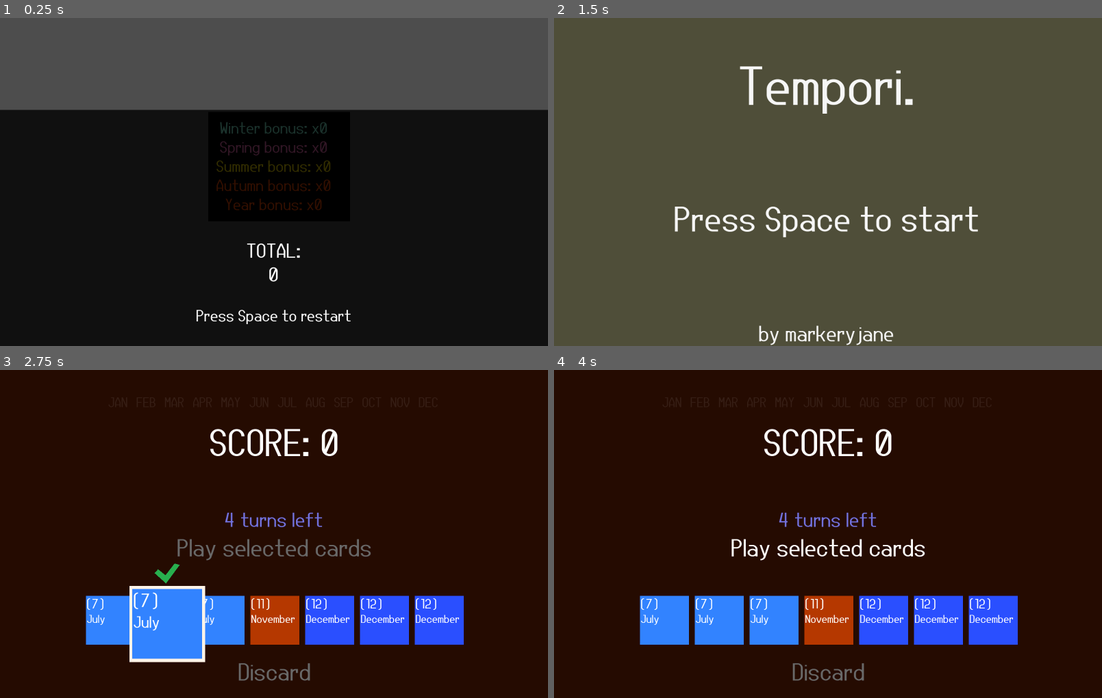
Above: before the commit, frames 1-4 (two rows, left to right).
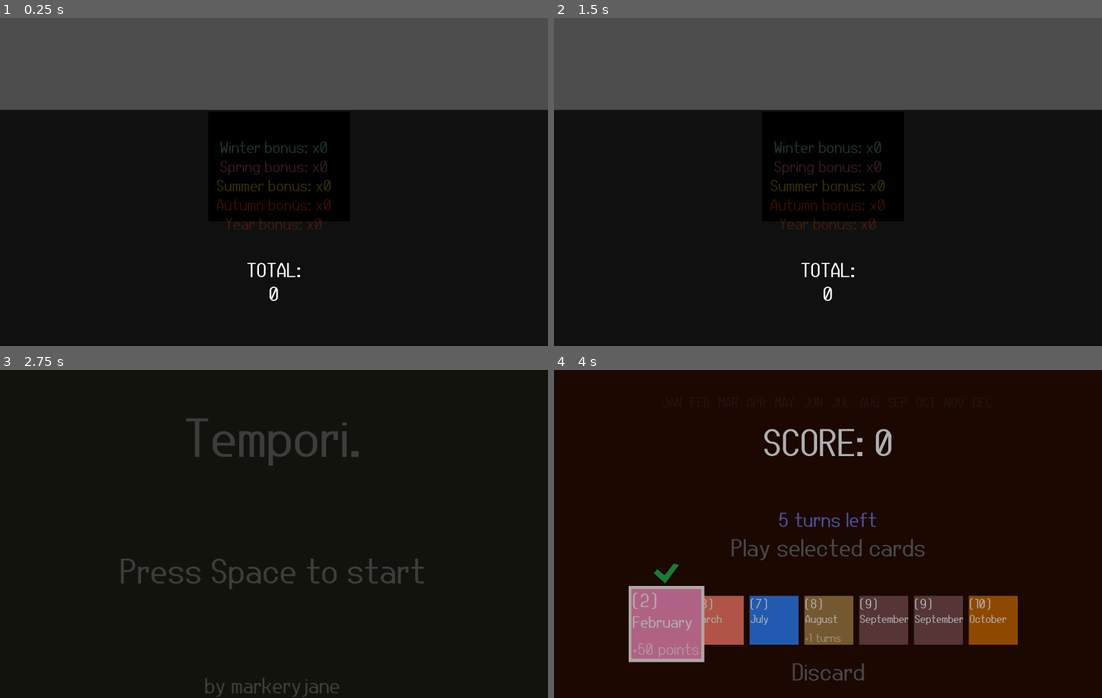
Above: after the commit, the same moments.

Repository: markeryjane/seeker
Game: Godot game, scene res://scenes/game_over_screen.tscn
The game is run twice, just before and just after one commit, with the same random seed, the same clock (stepped at 60 frames per second) and the same inputs. This scene is started directly instead of the project's main scene.
Inputs:
- Up to frame 1 (0.25 s): no input
- Up to frame 2 (1.5 s): tap Space at 0.5, 1.25 s; hold Right (ui_right) 0.53-1.28 s; tap X (play_hand) at 0.6 s; tap Enter (ui_accept) at 0.77, 0.8, 1.07, 1.35 s; hold Down (ui_down) from 1.28 s (still down)
- Up to frame 3 (2.75 s): tap Enter (ui_accept) at 1.52, 1.82, 2.3 s; tap X (play_hand) at 1.55 s; tap Space at 2 s; release Down (ui_down) at 2.03 s; hold Right (ui_right) from 2.03 s (still down); tap Z (discard) at 2.1 s
- Up to frame 4 (4 s): tap Space at 2.75 s; release Right (ui_right) at 2.78 s; hold Up (ui_up) 2.78-3.53 s; tap X (play_hand) at 2.85, 3.6 s; tap Enter (ui_accept) at 3.02, 3.32, 3.77, 3.8 s; hold Left (ui_left) from 3.53 s (still down)

The runs differ from the first frame. In frame 1, 2.1% of the frame differs, in the area x 35-64%, y 31-94%; in frame 2, 73%, in the area x 0-100%, y 14-100%; in frame 3, 16%; in frame 4, 13%.

Commit message:
added extra turn indicator

Diff:
--- /dev/null
+++ b/scenes/extra_turn_indicator.gd
@@ -0,0 +1,15 @@
+extends Node2D
+
+
+# Called when the node enters the scene tree for the first time.
+func _ready() -> void:
+	$AnimationPlayer.play("show_up")
+
+
+# Called every frame. 'delta' is the elapsed time since the previous frame.
+func _process(delta: float) -> void:
+	pass
+
+
+func _on_animation_player_animation_finished(anim_name: StringName) -> void:
+	queue_free()
--- /dev/null
+++ b/scenes/extra_turn_indicator.tscn
@@ -0,0 +1,68 @@
+[gd_scene load_steps=5 format=3 uid="uid://bpjtlwy03q0ns"]
+
+[ext_resource type="Script" path="res://scenes/extra_turn_indicator.gd" id="1_heon4"]
+
+[sub_resource type="Animation" id="Animation_kn88k"]
+resource_name = "show_up"
+length = 0.7
+tracks/0/type = "value"
+tracks/0/imported = false
+tracks/0/enabled = true
+tracks/0/path = NodePath("TextNode:scale")
+tracks/0/interp = 1
+tracks/0/loop_wrap = true
+tracks/0/keys = {
+"times": PackedFloat32Array(0, 0.133333, 0.566667, 0.666667),
+"transitions": PackedFloat32Array(2.2974, 0.307786, 0.25, 1),
+"update": 0,
+"values": [Vector2(0.001, 0.001), Vector2(1, 1), Vector2(1, 1), Vector2(0.001, 0.001)]
+}
+
+[sub_resource type="Animation" id="Animation_fty3x"]
+length = 0.001
+tracks/0/type = "value"
+tracks/0/imported = false
+tracks/0/enabled = true
+tracks/0/path = NodePath("TextNode:scale")
+tracks/0/interp = 1
+tracks/0/loop_wrap = true
+tracks/0/keys = {
+"times": PackedFloat32Array(0),
+"transitions": PackedFloat32Array(1),
+"update": 0,
+"values": [Vector2(1e-05, 1)]
+}
+
+[sub_resource type="AnimationLibrary" id="AnimationLibrary_uwlt1"]
+_data = {
+"RESET": SubResource("Animation_fty3x"),
+"show_up": SubResource("Animation_kn88k")
+}
+
+[node name="ExtraTurnIndicator" type="Node2D"]
+script = ExtResource("1_heon4")
+
+[node name="TextNode" type="Node2D" parent="."]
+scale = Vector2(1e-05, 1)
+
+[node name="CenterContainer" type="CenterContainer" parent="TextNode"]
+offset_left = -151.0
+offset_top = -49.0
+offset_right = 182.0
+offset_bottom = 38.0
+
+[node name="ScoreText" type="Label" parent="TextNode/CenterContainer"]
+unique_name_in_owner = true
+layout_mode = 2
+theme_override_font_sizes/font_size = 75
+text = "extra turn!
+"
+horizontal_alignment = 1
+vertical_alignment = 1
+
+[node name="AnimationPlayer" type="AnimationPlayer" parent="."]
+libraries = {
+"": SubResource("AnimationLibrary_uwlt1")
+}
+
+[connection signal="animation_finished" from="AnimationPlayer" to="." method="_on_animation_player_animation_finished"]
--- a/scenes/game_over_screen.gd
+++ b/scenes/game_over_screen.gd
@@ -11,13 +11,18 @@
 @onready var summer_bonus_text: Label = %SummerBonusText
 @onready var autumn_bonus_text: Label = %AutumnBonusText
 @onready var year_bonus_text: Label = %YearBonusText
+@onready var restart_text: Label = %RestartText
 
 @onready var score_text: Label = %ScoreText
 @onready var score_tick_sfx: AudioStreamPlayer = %ScoreTickSfx
 
+var can_restart = false
+
 # Called when the node enters the scene tree for the first time.
 func _ready() -> void:
 	$GameOverSfx.play()
+
+	restart_text.visible = false
 
 	var bonus_multiplier = 0
 
@@ -66,9 +71,14 @@
 
 # Called every frame. 'delta' is the elapsed time since the previous frame.
 func _process(delta: float) -> void:
-	if Input.is_action_just_pressed("ui_accept"):
+	if Input.is_action_just_pressed("ui_accept") and can_restart:
 		SceneTransition.goToScene(load("res://scenes/title_screen.tscn"))
 
 	if score_text.text != str(final_score):
 		score_text.text = str(final_score)
 		score_tick_sfx.play()
+
+
+func _on_show_restart_timer_timeout() -> void:
+	can_restart = true
+	restart_text.visible = true
--- a/scenes/game_over_screen.tscn
+++ b/scenes/game_over_screen.tscn
@@ -86,6 +86,7 @@
 horizontal_alignment = 1
 
 [node name="RestartText" type="Label" parent="CenterContainer/VBoxContainer"]
+unique_name_in_owner = true
 layout_mode = 2
 theme_override_font_sizes/font_size = 60
 text = "
@@ -99,3 +100,9 @@
 [node name="ScoreTickSfx" type="AudioStreamPlayer" parent="."]
 unique_name_in_owner = true
 stream = ExtResource("3_u4kuj")
+
+[node name="ShowRestartTimer" type="Timer" parent="."]
+wait_time = 1.8
+autostart = true
+
+[connection signal="timeout" from="ShowRestartTimer" to="." method="_on_show_restart_timer_timeout"]
--- a/scenes/main_scene.gd
+++ b/scenes/main_scene.gd
@@ -1,7 +1,8 @@
 extends Node2D
 const GAME_OVER_SCREEN = preload("res://scenes/game_over_screen.tscn")
 const CARD_BASE = preload("res://card_base.tscn")
-var base_deck = []
+const EXTRA_TURN_INDICATOR = preload("res://scenes/extra_turn_indicator.tscn")
+
 
 var deck = []
 var play_area = []
@@ -26,7 +27,6 @@
 @onready var discard_sfx: AudioStreamPlayer = %DiscardSfx
 @onready var score_tick_sfx: AudioStreamPlayer = %ScoreTickSfx
 
-
 var selection_index = 0
 
 var horizontal_selection_index = 1
@@ -42,6 +42,8 @@
 var combo_display_value:int = 0
 
 var game_is_over = false
+
+var input_is_disabled = false
 
 func setup_deck():
 	for i in 12:
@@ -49,7 +51,7 @@
 			var card_instance = CARD_BASE.instantiate()
 			card_instance.month = i+1
 
-			var _is_none_type = randi_range(0,7)
+			var _is_none_type = randi_range(0,2)
 			var _type = randi_range(0,2)
 			if _is_none_type != 0:
 				_type = 0
@@ -95,6 +97,8 @@
 func game_over():
 	if game_is_over: return
 
+	remove_child(hand_node)
+
 	game_is_over = true
 
 	await get_tree().create_timer(1.5).timeout
@@ -131,6 +135,7 @@
 		turns_left_container.modulate = Color.WHITE
 
 	if game_is_over: return
+	if input_is_disabled: return
 
 	if horizontal_selection_index == 1:
 		pop_up_selected_card()
@@ -231,7 +236,8 @@
 	return false
 
 func play_hand():
-	#calculate score here
+	input_is_disabled = true
+
 	for card in hand:
 		if card.selected:
 			scoring_numbers.append(card.month)
@@ -239,6 +245,7 @@
 	if !is_valid_hand():
 		invalid_hand_sfx.play()
 		scoring_numbers.clear()
+		input_is_disabled = false
 		return
 
 	play_hand_sfx.play()
@@ -263,6 +270,8 @@
 	reposition_cards_in_hand()
 	spend_turn()
 	scoring_numbers.clear()
+
+	input_is_disabled = false
 
 
 func discard():
@@ -298,6 +307,10 @@
 				_points_to_add += card.effect_amount
 			elif card.card_effect == 1: #add turns
 				turns_left += card.effect_amount + 1 #give an extra cos we're using a turn
+
+				var _inst = EXTRA_TURN_INDICATOR.instantiate()
+				_inst.position = Vector2(1000,760)
+				add_child(_inst)
 			year_ui.activate_month(card.month)
 
 	score_display_value = _points_to_add
